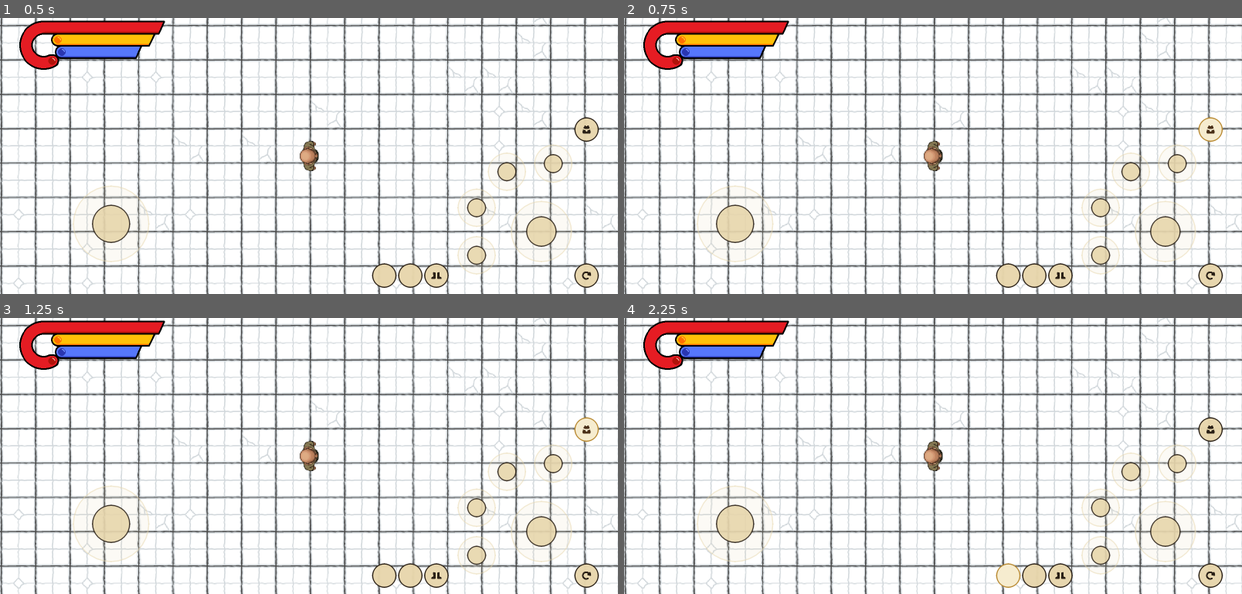
Above: before the commit, frames 1-4 (two rows, left to right).
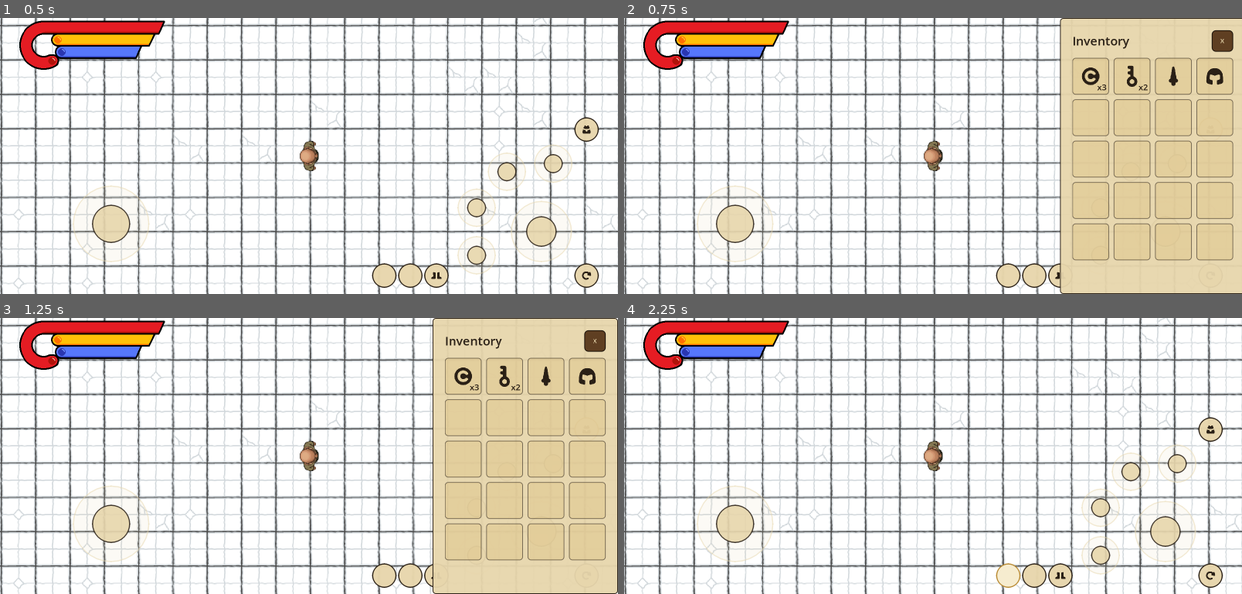
Above: after the commit, the same moments.

Repository: hafizosina/compilationpack
Game: Godot game, scene res://7. JoyStick/main.tscn
Two runs of this game, one before a commit and one after it. Both use one fixed random seed, a clock stepped at 60 frames per second and the inputs below.
Inputs (mouse positions are in pixels of both pictures, inside the frame that each line leads up to):
- Up to frame 1 (0.5 s): no input
- Up to frame 2 (0.75 s): click (1211, 128) at 0.5 s
- Up to frame 3 (1.25 s): no input
- Up to frame 4 (2.25 s): click (1217, 340) at 1.25 s, where only the run after the commit has a clickable "X"; click (1007, 574) at 2 s

Frame 1 is identical in both runs. In frame 2, 29% of the frame differs, in the area x 70-100%, y 0-100%; in frame 3, 29%; in frame 4, nothing differs.

Commit message:
feat(inventory): item/inventory component + slide-in inventory UI

Diff:
--- /dev/null
+++ b/7. JoyStick/inventory_panel.gd
@@ -0,0 +1,63 @@
+class_name InventoryPanel
+extends PanelContainer
+
+## Slide-in inventory viewer. Listens on EventBus for content changes and rebuilds
+## its slot grid; open()/close()/toggle() animate it in from the right edge.
+
+const PANEL_WIDTH := 480.0
+const SLIDE_TIME := 0.25
+const COLUMNS := 4
+
+@onready var _grid: GridContainer = %Grid
+@onready var _close_button: Button = %CloseButton
+
+var _slot_scene := preload("res://7. JoyStick/inventory_slot.tscn")
+var _open := false
+var _slide_tween: Tween
+
+func _ready() -> void:
+	_grid.columns = COLUMNS
+	_close_button.pressed.connect(close)
+	EventBus.inventory_changed.connect(_rebuild)
+	_apply_slide(PANEL_WIDTH)  # start docked off-screen to the right
+	visible = false
+
+func toggle() -> void:
+	if _open:
+		close()
+	else:
+		open()
+
+func open() -> void:
+	_open = true
+	visible = true
+	_run_slide(0.0)
+
+func close() -> void:
+	_open = false
+	_run_slide(PANEL_WIDTH, true)
+
+## Tweens the panel between docked (0) and off-screen (PANEL_WIDTH).
+func _run_slide(target_x: float, hide_after := false) -> void:
+	if _slide_tween and _slide_tween.is_valid():
+		_slide_tween.kill()
+	_slide_tween = create_tween().set_ease(Tween.EASE_OUT).set_trans(Tween.TRANS_CUBIC)
+	_slide_tween.tween_method(_apply_slide, offset_right, target_x, SLIDE_TIME)
+	if hide_after:
+		_slide_tween.tween_callback(func() -> void: visible = false)
+
+## x = 0 docks the panel at the right edge; x = PANEL_WIDTH hides it off-screen.
+func _apply_slide(x: float) -> void:
+	offset_left = -PANEL_WIDTH + x
+	offset_right = x
+
+## Rebuilds the slot grid from the inventory's slot array (reusing slot nodes).
+func _rebuild(slots: Array) -> void:
+	while _grid.get_child_count() < slots.size():
+		_grid.add_child(_slot_scene.instantiate())
+	while _grid.get_child_count() > slots.size():
+		var extra := _grid.get_child(_grid.get_child_count() - 1)
+		_grid.remove_child(extra)
+		extra.queue_free()
+	for i in slots.size():
+		(_grid.get_child(i) as InventorySlot).set_stack(slots[i])
--- /dev/null
+++ b/7. JoyStick/inventory_panel.tscn
@@ -0,0 +1,61 @@
+[gd_scene load_steps=3 format=3]
+
+[ext_resource type="Script" path="res://7. JoyStick/inventory_panel.gd" id="1_panel"]
+[ext_resource type="Theme" uid="uid://ctheme0mainx7" path="res://Global/Theme/main_theme.tres" id="2_theme"]
+
+[node name="InventoryPanel" type="PanelContainer"]
+anchor_left = 1.0
+anchor_bottom = 1.0
+anchor_right = 1.0
+offset_left = 0.0
+offset_top = 0.0
+offset_right = 480.0
+offset_bottom = 0.0
+grow_horizontal = 0
+grow_vertical = 2
+visible = false
+theme = ExtResource("2_theme")
+script = ExtResource("1_panel")
+
+[node name="Margin" type="MarginContainer" parent="."]
+layout_mode = 2
+theme_override_constants/margin_left = 20
+theme_override_constants/margin_top = 20
+theme_override_constants/margin_right = 20
+theme_override_constants/margin_bottom = 20
+
+[node name="VBox" type="VBoxContainer" parent="Margin"]
+layout_mode = 2
+theme_override_constants/separation = 16
+
+[node name="Header" type="HBoxContainer" parent="Margin/VBox"]
+layout_mode = 2
+
+[node name="Title" type="Label" parent="Margin/VBox/Header"]
+layout_mode = 2
+size_flags_horizontal = 3
+size_flags_vertical = 1
+theme_override_font_sizes/font_size = 32
+text = "Inventory"
+vertical_alignment = 1
+
+[node name="CloseButton" type="Button" parent="Margin/VBox/Header"]
+unique_name_in_owner = true
+custom_minimum_size = Vector2(56, 56)
+layout_mode = 2
+focus_mode = 0
+text = "X"
+
+[node name="Scroll" type="ScrollContainer" parent="Margin/VBox"]
+layout_mode = 2
+size_flags_horizontal = 3
+size_flags_vertical = 3
+horizontal_scroll_mode = 0
+
+[node name="Grid" type="GridContainer" parent="Margin/VBox/Scroll"]
+unique_name_in_owner = true
+layout_mode = 2
+size_flags_horizontal = 3
+theme_override_constants/h_separation = 12
+theme_override_constants/v_separation = 12
+columns = 4
--- /dev/null
+++ b/7. JoyStick/inventory_slot.gd
@@ -0,0 +1,17 @@
+class_name InventorySlot
+extends Panel
+
+## One inventory grid cell: shows an item's icon + stack count, or empty.
+
+@onready var _icon: TextureRect = $Icon
+@onready var _count: Label = $Count
+
+## Renders the given stack (null / empty item clears the slot).
+func set_stack(stack: ItemStack) -> void:
+	if stack == null or stack.item == null:
+		_icon.texture = null
+		_count.text = ""
+		return
+	_icon.texture = stack.item.icon
+	# Only surface a number for real stacks; single items stay uncluttered.
+	_count.text = "x%d" % stack.count if stack.count > 1 else ""
--- /dev/null
+++ b/7. JoyStick/inventory_slot.tscn
@@ -0,0 +1,38 @@
+[gd_scene load_steps=2 format=3]
+
+[ext_resource type="Script" uid="uid://doittomp0mc02" path="res://7. JoyStick/inventory_slot.gd" id="1_slot"]
+
+[node name="InventorySlot" type="Panel"]
+custom_minimum_size = Vector2(96, 96)
+theme_type_variation = &"ItemSlot"
+script = ExtResource("1_slot")
+
+[node name="Icon" type="TextureRect" parent="."]
+layout_mode = 1
+anchors_preset = 15
+anchor_right = 1.0
+anchor_bottom = 1.0
+offset_left = 10.0
+offset_top = 10.0
+offset_right = -10.0
+offset_bottom = -10.0
+mouse_filter = 2
+self_modulate = Color(0.165, 0.125, 0.086, 1)
+expand_mode = 1
+stretch_mode = 5
+
+[node name="Count" type="Label" parent="."]
+layout_mode = 1
+anchors_preset = 3
+anchor_left = 1.0
+anchor_top = 1.0
+anchor_right = 1.0
+anchor_bottom = 1.0
+offset_left = -44.0
+offset_top = -34.0
+offset_right = -6.0
+offset_bottom = -4.0
+mouse_filter = 2
+theme_override_font_sizes/font_size = 22
+horizontal_alignment = 2
+vertical_alignment = 2
--- /dev/null
+++ b/7. JoyStick/items/coin.tres
@@ -0,0 +1,12 @@
+[gd_resource type="Resource" script_class="Item" load_steps=3 format=3]
+
+[ext_resource type="Script" uid="uid://ccxyb2c5u776e" path="res://Global/Scene/item.gd" id="1_item"]
+[ext_resource type="Texture2D" uid="uid://dl3am6d75wl3y" path="res://Global/Asset/Icon/items/coin.png" id="2_icon"]
+
+[resource]
+script = ExtResource("1_item")
+id = &"coin"
+display_name = "Gold Coin"
+icon = ExtResource("2_icon")
+max_stack = 99
+description = "A shiny gold coin. Currency of the realm."
--- /dev/null
+++ b/7. JoyStick/items/dagger.tres
@@ -0,0 +1,12 @@
+[gd_resource type="Resource" script_class="Item" load_steps=3 format=3]
+
+[ext_resource type="Script" uid="uid://ccxyb2c5u776e" path="res://Global/Scene/item.gd" id="1_item"]
+[ext_resource type="Texture2D" uid="uid://bpspk6cgaoqxv" path="res://Global/Asset/Icon/items/dagger.png" id="2_icon"]
+
+[resource]
+script = ExtResource("1_item")
+id = &"dagger"
+display_name = "Iron Dagger"
+icon = ExtResource("2_icon")
+max_stack = 1
+description = "A light, sharp blade. Quick to strike."
--- /dev/null
+++ b/7. JoyStick/items/helmet.tres
@@ -0,0 +1,12 @@
+[gd_resource type="Resource" script_class="Item" load_steps=3 format=3]
+
+[ext_resource type="Script" uid="uid://ccxyb2c5u776e" path="res://Global/Scene/item.gd" id="1_item"]
+[ext_resource type="Texture2D" uid="uid://c0usqdn3q4rrx" path="res://Global/Asset/Icon/items/helmet.png" id="2_icon"]
+
+[resource]
+script = ExtResource("1_item")
+id = &"helmet"
+display_name = "Iron Helmet"
+icon = ExtResource("2_icon")
+max_stack = 1
+description = "Sturdy head protection. Slightly dented."
--- /dev/null
+++ b/7. JoyStick/items/key.tres
@@ -0,0 +1,12 @@
+[gd_resource type="Resource" script_class="Item" load_steps=3 format=3]
+
+[ext_resource type="Script" uid="uid://ccxyb2c5u776e" path="res://Global/Scene/item.gd" id="1_item"]
+[ext_resource type="Texture2D" uid="uid://bi01x4i55puq4" path="res://Global/Asset/Icon/items/key.png" id="2_icon"]
+
+[resource]
+script = ExtResource("1_item")
+id = &"key"
+display_name = "Rusty Key"
+icon = ExtResource("2_icon")
+max_stack = 10
+description = "An old iron key. Opens something, somewhere."
--- a/7. JoyStick/main.tscn
+++ b/7. JoyStick/main.tscn
@@ -4,6 +4,12 @@
 [ext_resource type="PackedScene" uid="uid://ccuv0hld2vrqo" path="res://Global/Scene/base_entity.tscn" id="2_subtm"]
 [ext_resource type="PackedScene" uid="uid://ckqycc30rdklw" path="res://7. JoyStick/world/world.tscn" id="3_p0l7m"]
 [ext_resource type="Script" uid="uid://v3o6810xlc6e" path="res://7. JoyStick/camera_2d.gd" id="4_qj4ov"]
+[ext_resource type="Script" uid="uid://b8m1gdsu2l8m6" path="res://Global/Scene/inventory_component.gd" id="5_inv"]
+[ext_resource type="Script" uid="uid://ccxyb2c5u776e" path="res://Global/Scene/item.gd" id="5_obtqw"]
+[ext_resource type="Resource" path="res://7. JoyStick/items/coin.tres" id="6_coin"]
+[ext_resource type="Resource" path="res://7. JoyStick/items/key.tres" id="7_key"]
+[ext_resource type="Resource" path="res://7. JoyStick/items/dagger.tres" id="8_dagger"]
+[ext_resource type="Resource" path="res://7. JoyStick/items/helmet.tres" id="9_helmet"]
 
 [node name="Main" type="Node2D" unique_id=630137062]
 
@@ -16,6 +22,10 @@
 move_speed = 500.0
 turn_speed = 5.0
 
+[node name="InventoryComponent" type="Node2D" parent="Entity" unique_id=2043437474]
+script = ExtResource("5_inv")
+starting_items = Array[ExtResource("5_obtqw")]([ExtResource("6_coin"), ExtResource("6_coin"), ExtResource("6_coin"), ExtResource("7_key"), ExtResource("8_dagger"), ExtResource("9_helmet"), ExtResource("7_key")])
+
 [node name="Camera2D" type="Camera2D" parent="." unique_id=886630416 node_paths=PackedStringArray("player")]
 zoom = Vector2(0.7, 0.7)
 script = ExtResource("4_qj4ov")
--- a/7. JoyStick/ui.gd
+++ b/7. JoyStick/ui.gd
@@ -13,6 +13,8 @@
 @onready var sprint: Button = %Sprint
 @onready var switch: Button = %Switch
 @onready var hold_ring: HoldRing = %HoldRing
+@onready var inventory: Button = %Inventory
+@onready var inventory_panel: InventoryPanel = %InventoryPanel
 
 # Which of the two right-hand modes is active. The Switch button flips it:
 # combat mode shows the BasicAttack joystick + skill wheel, interact mode shows
@@ -45,6 +47,8 @@
 	# Hold Switch for SWITCH_HOLD_TIME to flip modes; releasing early cancels it.
 	switch.button_down.connect(_on_switch_held)
 	switch.button_up.connect(_on_switch_released)
+	# Tap the Inventory button to slide the inventory panel in/out.
+	inventory.pressed.connect(inventory_panel.toggle)
 	_apply_mode(false)
 
 func _on_switch_held() -> void:
--- a/7. JoyStick/ui.tscn
+++ b/7. JoyStick/ui.tscn
@@ -8,6 +8,7 @@
 [ext_resource type="Texture2D" uid="uid://diqisfqytp5vd" path="res://Global/Asset/Icon/inventory_backpack.png" id="16_inv"]
 [ext_resource type="Texture2D" uid="uid://cd4peko5fm460" path="res://Global/Asset/Icon/sprint_boots.png" id="17_sprint"]
 [ext_resource type="Script" uid="uid://bw2hjtgagk6si" path="res://7. JoyStick/hold_ring.gd" id="18_holdring"]
+[ext_resource type="PackedScene" path="res://7. JoyStick/inventory_panel.tscn" id="19_invpanel"]
 
 [node name="UI" type="CanvasLayer" unique_id=856290764]
 script = ExtResource("3_ui")
@@ -192,8 +193,8 @@
 layout_mode = 2
 size_flags_horizontal = 4
 size_flags_vertical = 4
-theme_type_variation = &"RoundButton"
-focus_mode = 0
+focus_mode = 0
+theme_type_variation = &"RoundButton"
 expand_icon = true
 
 [node name="Button1" type="Button" parent="MarginContainer/HBoxContainer/RightGroupAttack/Interact/RBoxContainer" unique_id=483711722]
@@ -202,8 +203,8 @@
 layout_mode = 2
 size_flags_horizontal = 4
 size_flags_vertical = 4
-theme_type_variation = &"RoundButton"
-focus_mode = 0
+focus_mode = 0
+theme_type_variation = &"RoundButton"
 expand_icon = true
 
 [node name="Addons" type="HBoxContainer" parent="MarginContainer/HBoxContainer/RightGroupAttack" unique_id=2135895230]
@@ -224,8 +225,8 @@
 custom_minimum_size = Vector2(64, 64)
 layout_mode = 2
 size_flags_vertical = 4
-theme_type_variation = &"RoundButton"
-focus_mode = 0
+focus_mode = 0
+theme_type_variation = &"RoundButton"
 expand_icon = true
 
 [node name="Potion2" type="Button" parent="MarginContainer/HBoxContainer/RightGroupAttack/Addons" unique_id=1292730638]
@@ -233,8 +234,8 @@
 custom_minimum_size = Vector2(64, 64)
 layout_mode = 2
 size_flags_vertical = 4
-theme_type_variation = &"RoundButton"
-focus_mode = 0
+focus_mode = 0
+theme_type_variation = &"RoundButton"
 expand_icon = true
 
 [node name="Sprint" type="Button" parent="MarginContainer/HBoxContainer/RightGroupAttack/Addons" unique_id=1689508772]
@@ -242,8 +243,8 @@
 custom_minimum_size = Vector2(64, 64)
 layout_mode = 2
 size_flags_vertical = 4
-theme_type_variation = &"RoundButton"
-focus_mode = 0
+focus_mode = 0
+theme_type_variation = &"RoundButton"
 icon = ExtResource("17_sprint")
 expand_icon = true
 
@@ -257,8 +258,8 @@
 custom_minimum_size = Vector2(64, 64)
 layout_mode = 2
 size_flags_vertical = 4
-theme_type_variation = &"RoundButton"
-focus_mode = 0
+focus_mode = 0
+theme_type_variation = &"RoundButton"
 icon = ExtResource("15_switch")
 expand_icon = true
 
@@ -292,8 +293,8 @@
 custom_minimum_size = Vector2(64, 64)
 layout_mode = 2
 size_flags_vertical = 4
-theme_type_variation = &"RoundButton"
-focus_mode = 0
+focus_mode = 0
+theme_type_variation = &"RoundButton"
 icon = ExtResource("16_inv")
 expand_icon = true
 
@@ -301,3 +302,6 @@
 custom_minimum_size = Vector2(0, 380)
 layout_mode = 2
 mouse_filter = 2
+
+[node name="InventoryPanel" parent="." unique_id=456212390 instance=ExtResource("19_invpanel")]
+unique_name_in_owner = true
--- /dev/null
+++ b/Global/Scene/inventory_component.gd
@@ -0,0 +1,85 @@
+class_name InventoryComponent
+extends EntityComponent
+
+## Gives its parent Entity an inventory. Attach as a child of an Entity; the
+## EntityComponent base resolves `entity` from the parent. Contents change only
+## through this API (add_item / remove_item) — the UI just displays them.
+
+## Number of slots this inventory holds.
+@export var capacity: int = 20
+## Items granted on ready. Repeat an entry to seed a stack (e.g. coin ×3).
+@export var starting_items: Array[Item] = []
+
+## Fixed-size list of stacks; a null entry means an empty slot.
+var slots: Array[ItemStack] = []
+
+func _ready() -> void:
+	super()  # binds `entity` from the parent Entity
+	slots.resize(capacity)
+	for item in starting_items:
+		add_item(item)
+	# Deferred so the inventory UI (which connects in its own _ready) reliably
+	# receives this initial state regardless of node _ready order.
+	_emit_changed.call_deferred()
+
+## Adds count of item, topping up existing stacks first then filling empty slots.
+## Returns the amount that did not fit (0 when everything was stored).
+func add_item(item: Item, count: int = 1) -> int:
+	if item == null or count <= 0:
+		return count
+	var remaining := count
+	# Top up existing stacks of the same item.
+	for stack in slots:
+		if remaining <= 0:
+			break
+		if stack != null and stack.item == item:
+			var moved := mini(item.max_stack - stack.count, remaining)
+			stack.count += moved
+			remaining -= moved
+	# Spill the rest into empty slots as new stacks.
+	for i in slots.size():
+		if remaining <= 0:
+			break
+		if slots[i] == null:
+			var stack := ItemStack.new()
+			stack.item = item
+			stack.count = mini(item.max_stack, remaining)
+			remaining -= stack.count
+			slots[i] = stack
+	if remaining != count:
+		_emit_changed()
+	return remaining
+
+## Removes count of item across stacks. Returns the amount actually removed.
+func remove_item(item: Item, count: int = 1) -> int:
+	if item == null or count <= 0:
+		return 0
+	var remaining := count
+	for i in slots.size():
+		if remaining <= 0:
+			break
+		var stack := slots[i]
+		if stack != null and stack.item == item:
+			var taken := mini(stack.count, remaining)
+			stack.count -= taken
+			remaining -= taken
+			if stack.count <= 0:
+				slots[i] = null
+	var removed := count - remaining
+	if removed > 0:
+		_emit_changed()
+	return removed
+
+## Total count of an item across all stacks.
+func count_of(item: Item) -> int:
+	var total := 0
+	for stack in slots:
+		if stack != null and stack.item == item:
+			total += stack.count
+	return total
+
+func has_item(item: Item) -> bool:
+	return count_of(item) > 0
+
+func _emit_changed() -> void:
+	EventBus.inventory_changed.emit(slots)
--- /dev/null
+++ b/Global/Scene/item.gd
@@ -0,0 +1,15 @@
+class_name Item
+extends Resource
+
+## Data-only definition of an item. Concrete items are .tres resources that fill
+## these fields in the inspector; the InventoryComponent stores references to them.
+
+## Stable identifier (handy for lookups / saving later).
+@export var id: StringName
+## Human-readable name shown in the UI.
+@export var display_name: String
+## Icon drawn in inventory slots.
+@export var icon: Texture2D
+## How many of this item fit in a single stack/slot.
+@export var max_stack: int = 99
+@export_multiline var description: String
--- /dev/null
+++ b/Global/Scene/item_stack.gd
@@ -0,0 +1,8 @@
+class_name ItemStack
+extends RefCounted
+
+## One occupied inventory slot: an item plus how many of it are stacked there.
+## Runtime-only (not a Resource) — the InventoryComponent owns these.
+
+var item: Item
+var count: int = 0
--- a/Global/Theme/main_theme.tres
+++ b/Global/Theme/main_theme.tres
@@ -47,6 +47,22 @@
 corner_radius_top_right = 10
 corner_radius_bottom_right = 10
 corner_radius_bottom_left = 10
+
+[sub_resource type="StyleBoxFlat" id="sb_item_slot"]
+content_margin_left = 6.0
+content_margin_top = 6.0
+content_margin_right = 6.0
+content_margin_bottom = 6.0
+bg_color = Color(0.831, 0.702, 0.392, 0.25)
+border_width_left = 2
+border_width_top = 2
+border_width_right = 2
+border_width_bottom = 2
+border_color = Color(0.165, 0.125, 0.086, 0.6)
+corner_radius_top_left = 8
+corner_radius_top_right = 8
+corner_radius_bottom_right = 8
+corner_radius_bottom_left = 8
 
 [sub_resource type="StyleBoxFlat" id="sb_panel"]
 content_margin_left = 12.0
@@ -171,6 +187,8 @@
 Button/styles/hover = SubResource("sb_btn_hover")
 Button/styles/normal = SubResource("sb_btn_normal")
 Button/styles/pressed = SubResource("sb_btn_pressed")
+ItemSlot/base_type = &"Panel"
+ItemSlot/styles/panel = SubResource("sb_item_slot")
 Label/colors/font_color = Color(0.165, 0.125, 0.086, 1)
 PanelContainer/styles/panel = SubResource("sb_panel")
 RoundButton/base_type = &"Button"
--- a/System/EventBus.gd
+++ b/System/EventBus.gd
@@ -5,3 +5,7 @@
 signal health_change(value: float)
 signal stamina_change(value: float)
 signal mana_change(value: float)
+
+## Emitted by an InventoryComponent whenever its contents change. Carries the
+## slot array (entries are ItemStack or null); the inventory UI rebuilds from it.
+signal inventory_changed(slots: Array)
Not shown, added: 7. JoyStick/inventory_panel.gd.uid
Not shown, added: 7. JoyStick/inventory_slot.gd.uid
Binary file added: Global/Asset/Icon/items/coin.png
Not shown, added: Global/Asset/Icon/items/coin.png.import
Binary file added: Global/Asset/Icon/items/dagger.png
Not shown, added: Global/Asset/Icon/items/dagger.png.import
Binary file added: Global/Asset/Icon/items/helmet.png
Not shown, added: Global/Asset/Icon/items/helmet.png.import
Binary file added: Global/Asset/Icon/items/key.png
Not shown, added: Global/Asset/Icon/items/key.png.import
Not shown, added: Global/Scene/inventory_component.gd.uid
Not shown, added: Global/Scene/item.gd.uid
(and 1 more such lines)
